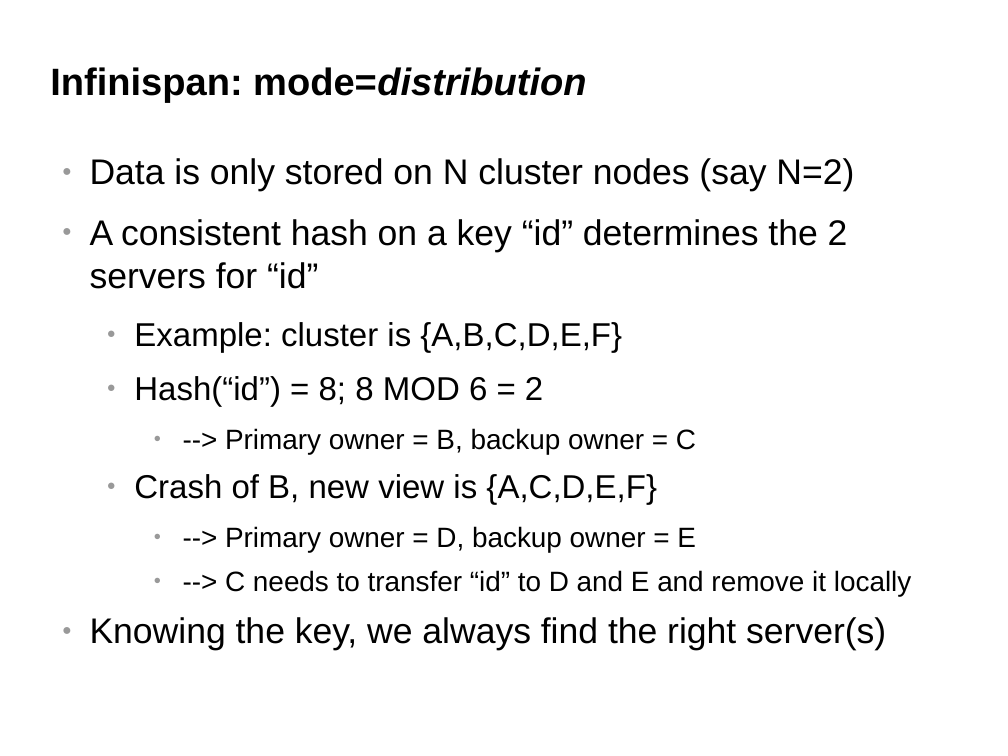
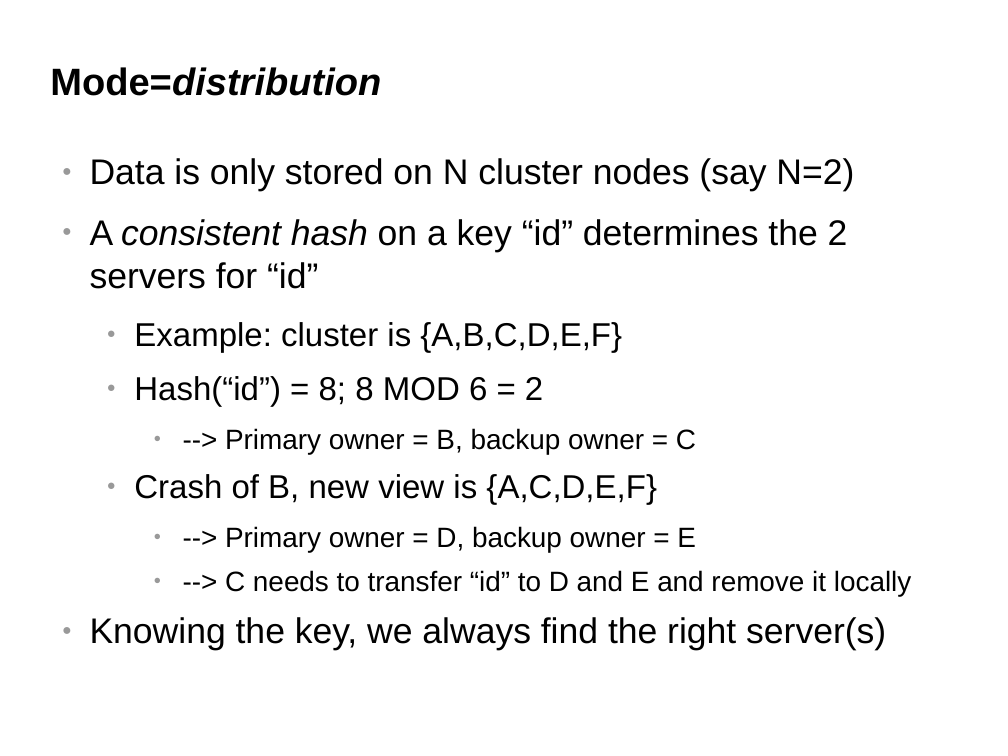
Before and after one commit to belaban/SessionPerf, a slide deck: slide 9 of docs/jbw2012.odp. Drawn at 1008x756 pixels with LibreOffice and Linux fonts; fonts in the diff are those of the drawing; background and template pictures are left out. Boxes give left, top, right and bottom in pixels: in the first picture for what was removed or moved away, otherwise in the second. Text is boxed around its words. In the diff, an @@ line names an element or a change of style, - is before the commit and + after.

```diff
--- a/docs/jbw2012.odp
+++ b/docs/jbw2012.odp
@@ title at (50, 67, 381, 96): text changed; italic on @@
-Infinispan: mode=distribution
+Mode=distribution
@@ text at (90, 219, 848, 289): italic on in "consistent hash" @@
```
Also in this commit, not shown: 6 other slides changed.
